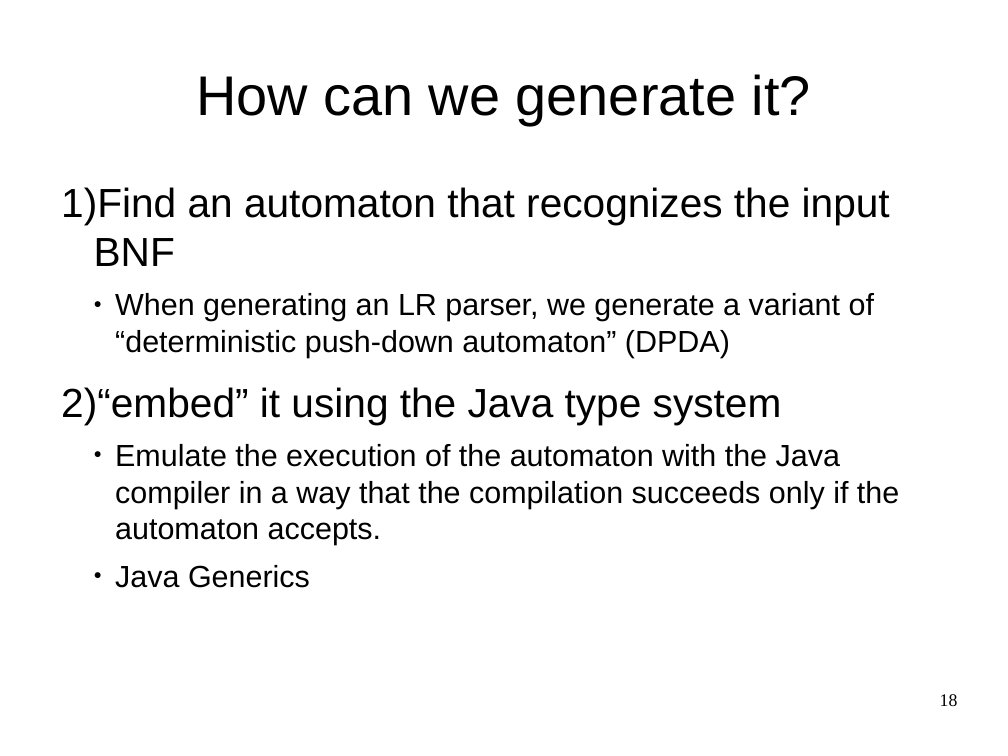
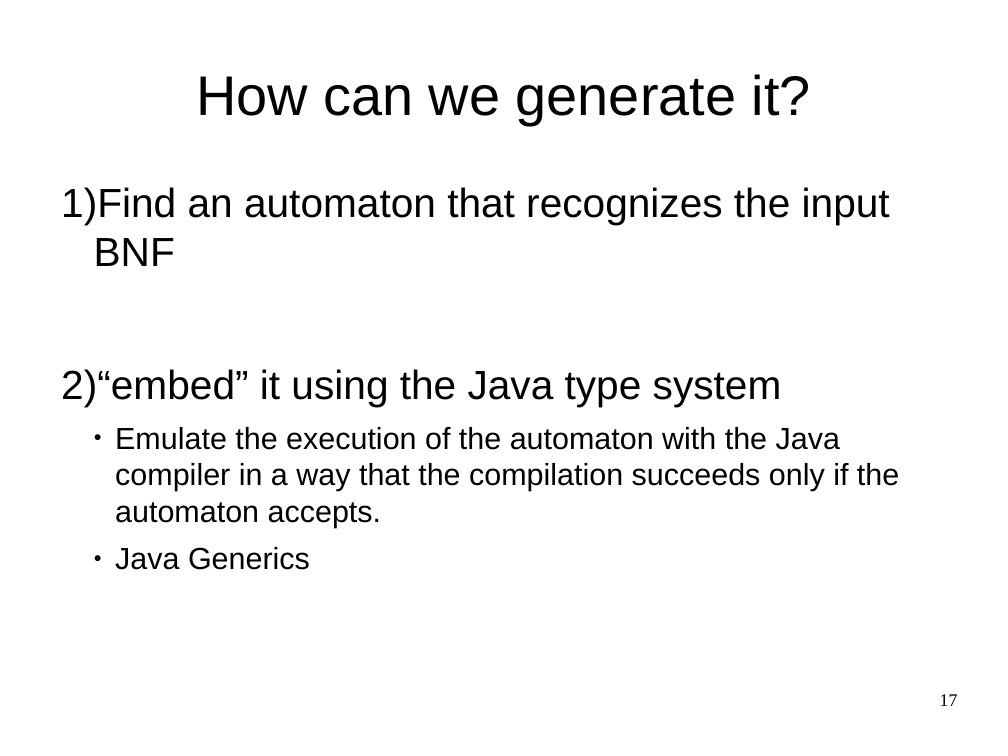
Before and after one commit to OriRoth/fling, a slide deck: slide 17 of Manuscripts/Thesis Seminar/Thesis Seminar.odp (slide 18 before the commit). Drawn at 1008x756 pixels with LibreOffice and Linux fonts; fonts in the diff are those of the drawing. Boxes give left, top, right and bottom in pixels: in the first picture for what was removed or moved away, otherwise in the second. Text is boxed around its words. In the diff, an @@ line names an element or a change of style, - is before the commit and + after.

```diff
--- a/Manuscripts/Thesis Seminar/Thesis Seminar.odp
+++ b/Manuscripts/Thesis Seminar/Thesis Seminar.odp
@@ text at box(115, 293, 874, 358): paragraph removed @@
-    ● When generating an LR parser, we generate a variant of
-      “deterministic push-down automaton” (DPDA)
@@ page number at box(940, 694, 958, 706): text changed @@
-18
+17
```
Also in this commit, not shown: 6 other slides changed.
